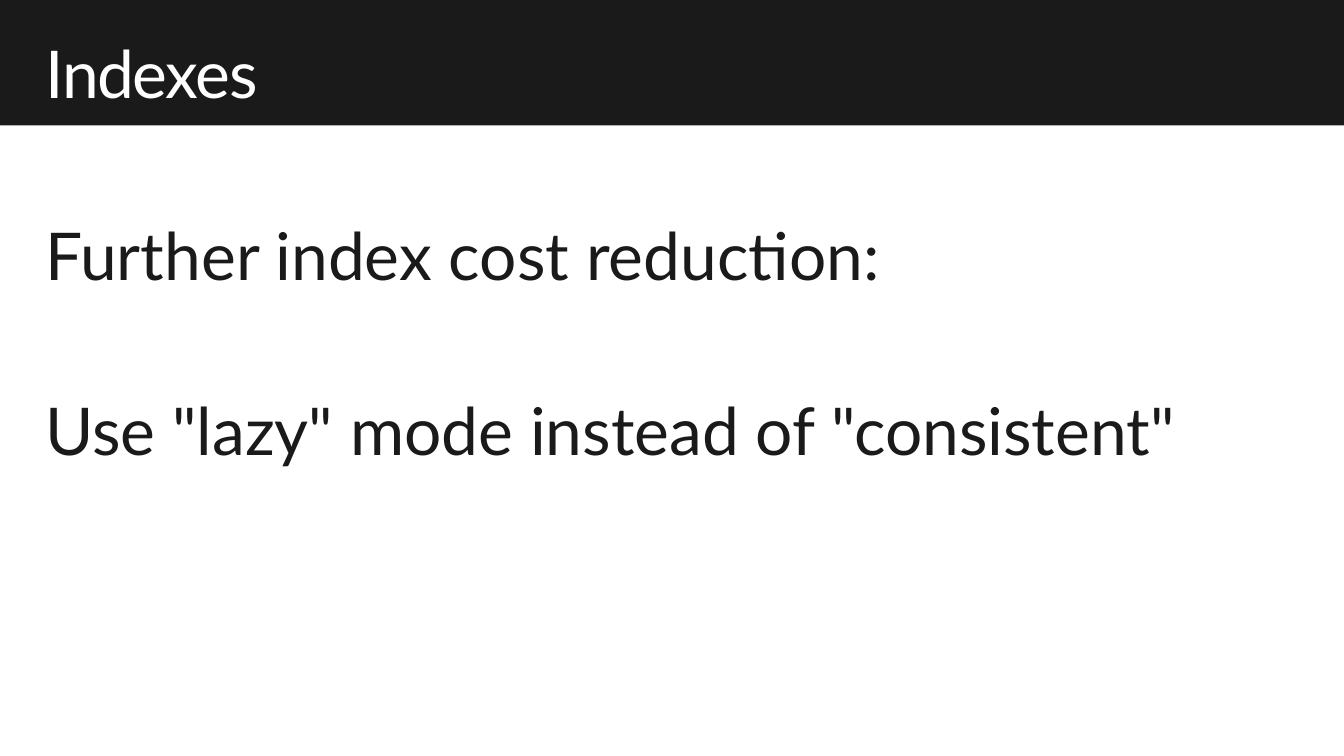
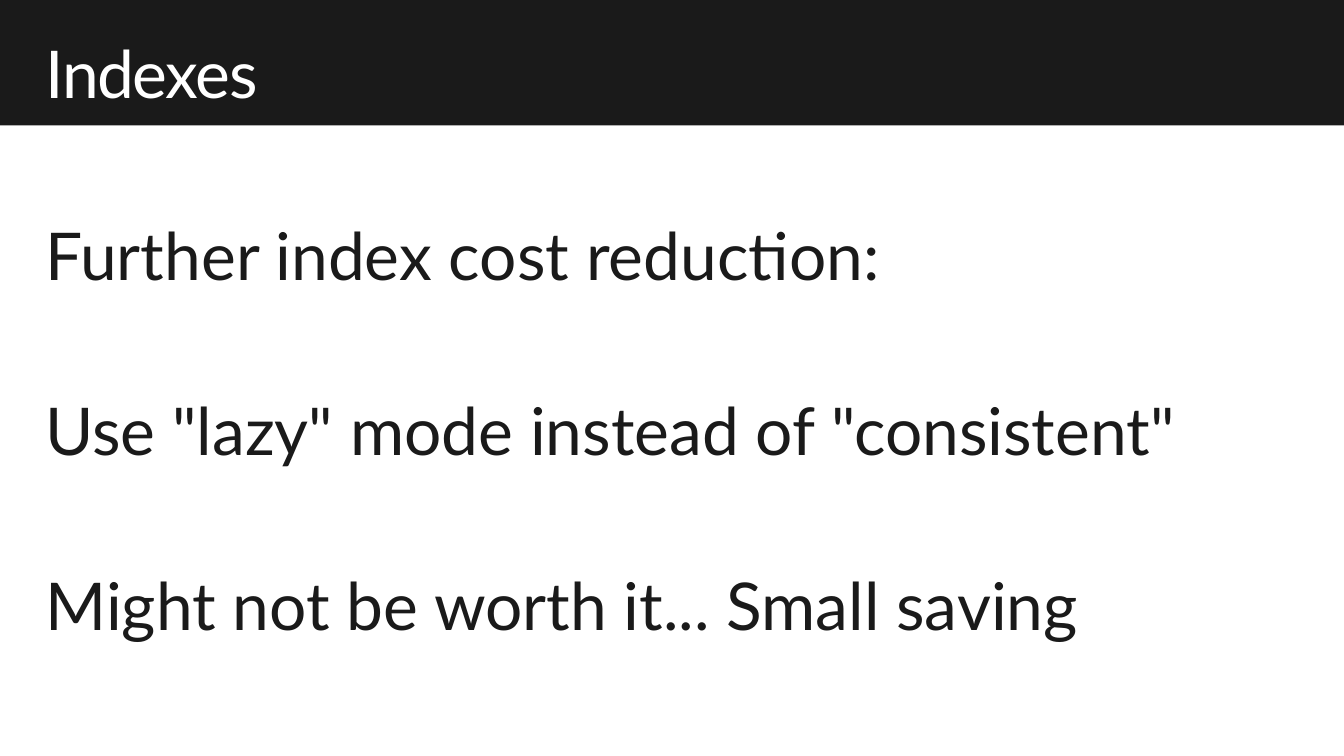
Before and after one commit to dmakogon/decode2018, a slide deck: slide 15 of decode2018_cosmosdb.pptx (slide 13 before the commit). Drawn at 1344x756 pixels with LibreOffice and Linux fonts; fonts in the diff are those of the drawing; background and template pictures are left out. Boxes give left, top, right and bottom in pixels: in the first picture for what was removed or moved away, otherwise in the second. Text is boxed around its words. In the diff, an @@ line names an element or a change of style, - is before the commit and + after.

```diff
--- a/decode2018_cosmosdb.pptx
+++ b/decode2018_cosmosdb.pptx
@@ text at (45,581,1077,642): paragraph added @@
+Might not be worth it... Small saving
```
Also in this commit, not shown: 3 other slides changed, 6 slides added, 7 slides removed.
